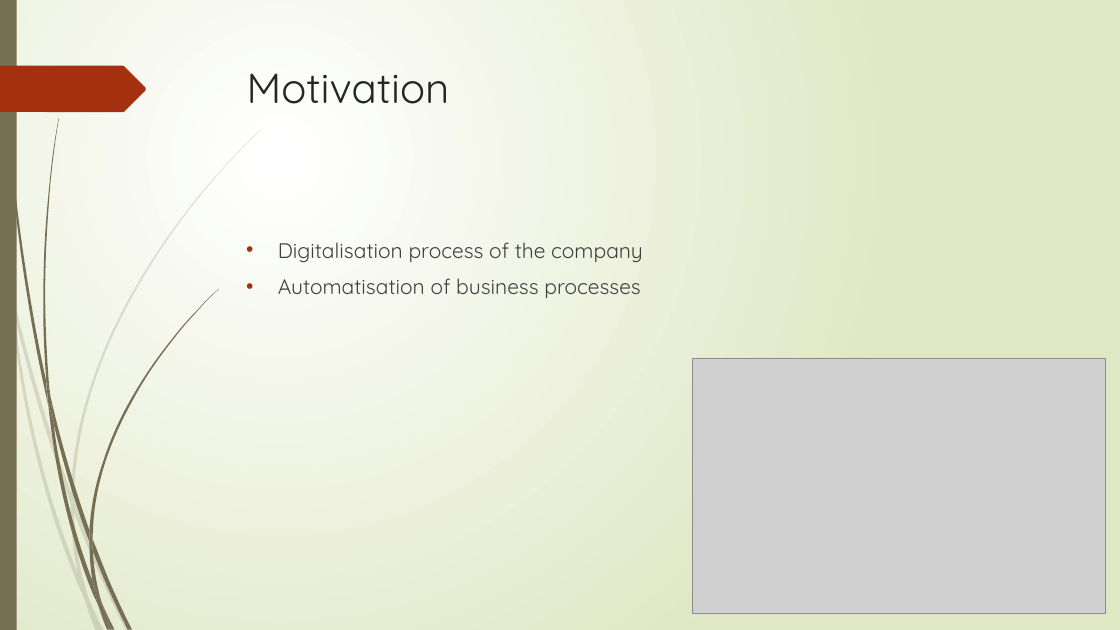
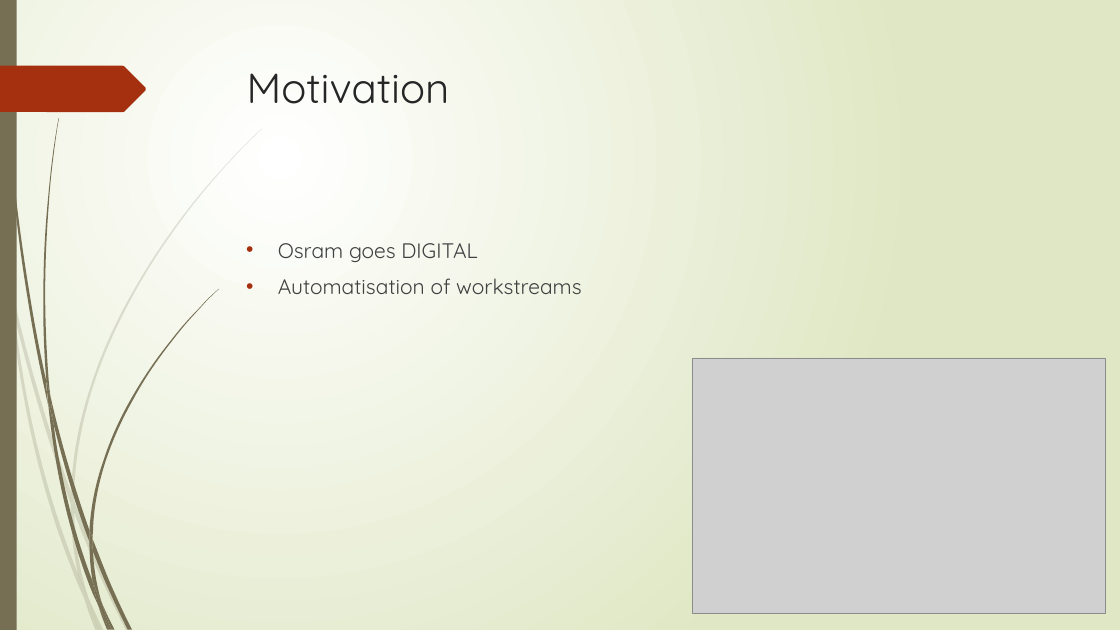
Before and after one commit to Bilobu/BachelorKI, a slide deck: slide 4 of Presentation.pptx. Drawn at 1120x630 pixels with LibreOffice and Linux fonts; fonts in the diff are those of the drawing; grey boxes stand for pictures. Boxes give left, top, right and bottom in pixels: in the first picture for what was removed or moved away, otherwise in the second. Text is boxed around its words. In the diff, an @@ line names an element or a change of style, - is before the commit and + after.

```diff
--- a/Presentation.pptx
+++ b/Presentation.pptx
@@ text at box(278, 243, 581, 294): text changed @@
-• Digitalisation process of the company
-• Automatisation of business processes
+• Osram goes DIGITAL
+• Automatisation of workstreams
```
Also in this commit, not shown: 7 other slides changed, 1 slide added, 1 slide removed.
